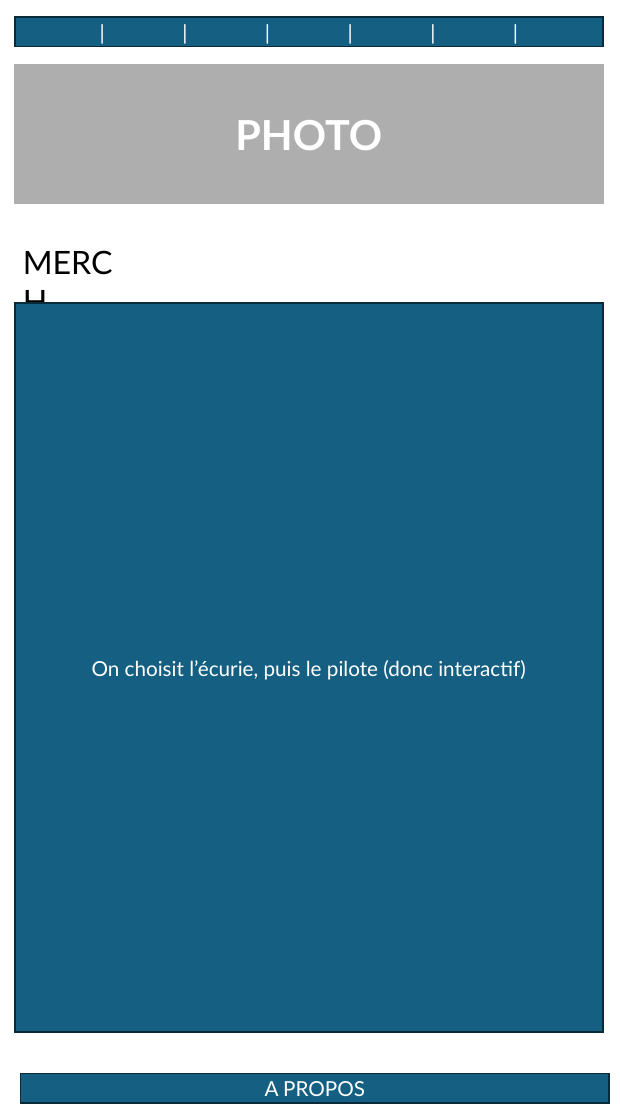
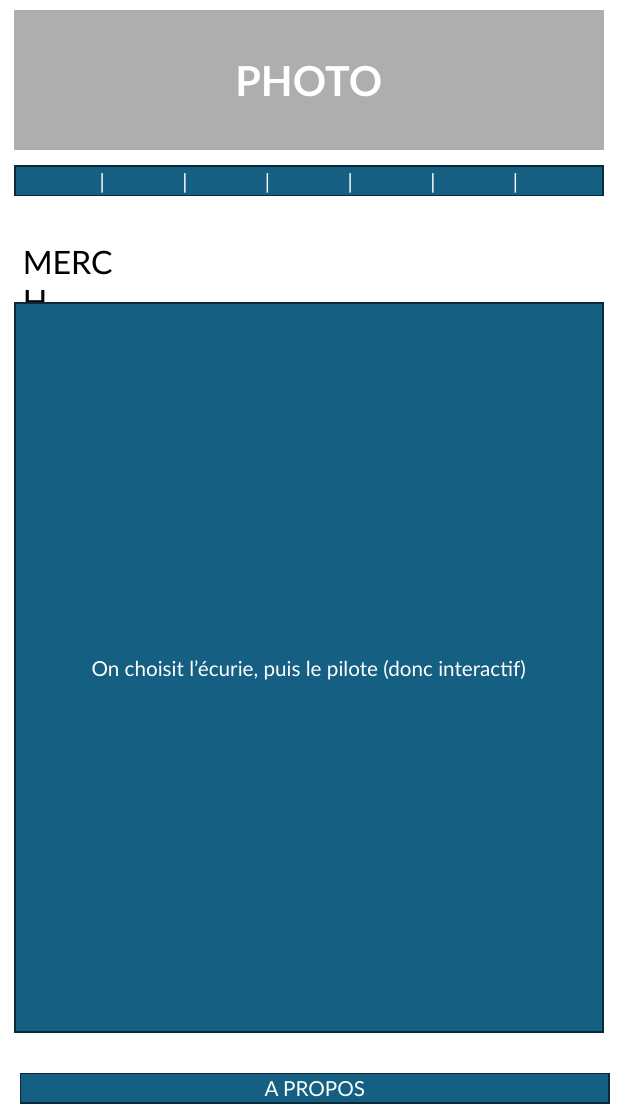
Before and after one commit to SalomeNoyer/Bouzidi_Noyer_projetTI504N_ING3, a slide deck: slide 5 of Structure.pptx. Drawn at 620x1120 pixels with LibreOffice and Linux fonts; fonts in the diff are those of the drawing. Boxes give left, top, right and bottom in pixels: in the first picture for what was removed or moved away, otherwise in the second. Text is boxed around its words. In the diff, an @@ line names an element or a change of style, - is before the commit and + after.

```diff
--- a/Structure.pptx
+++ b/Structure.pptx
@@ rectangle "PHOTO": place and size @@
-rectangle "PHOTO" at box(15, 65, 603, 203)
+rectangle "PHOTO" at box(15, 11, 603, 149)
@@ rectangle "| | | | | ...": place and size @@
-rectangle "| | | | | ..." at box(15, 17, 603, 47)
+rectangle "| | | | | ..." at box(15, 166, 603, 196)
```
Also in this commit, not shown: 3 other slides changed.
